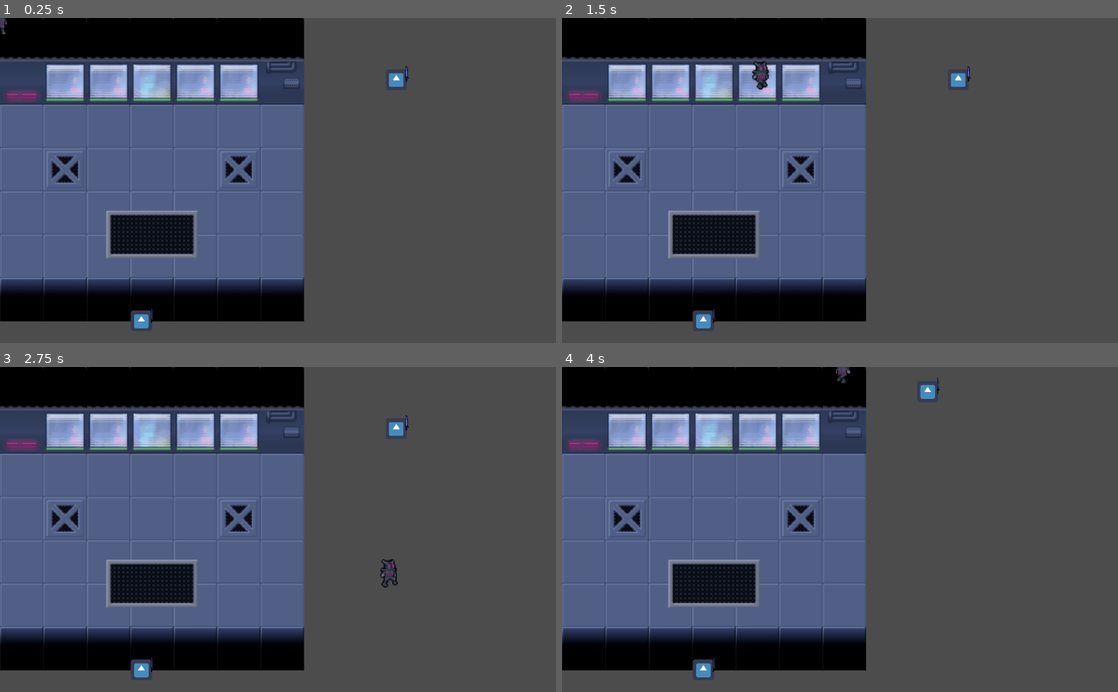
Above: before the commit, frames 1-4 (two rows, left to right).
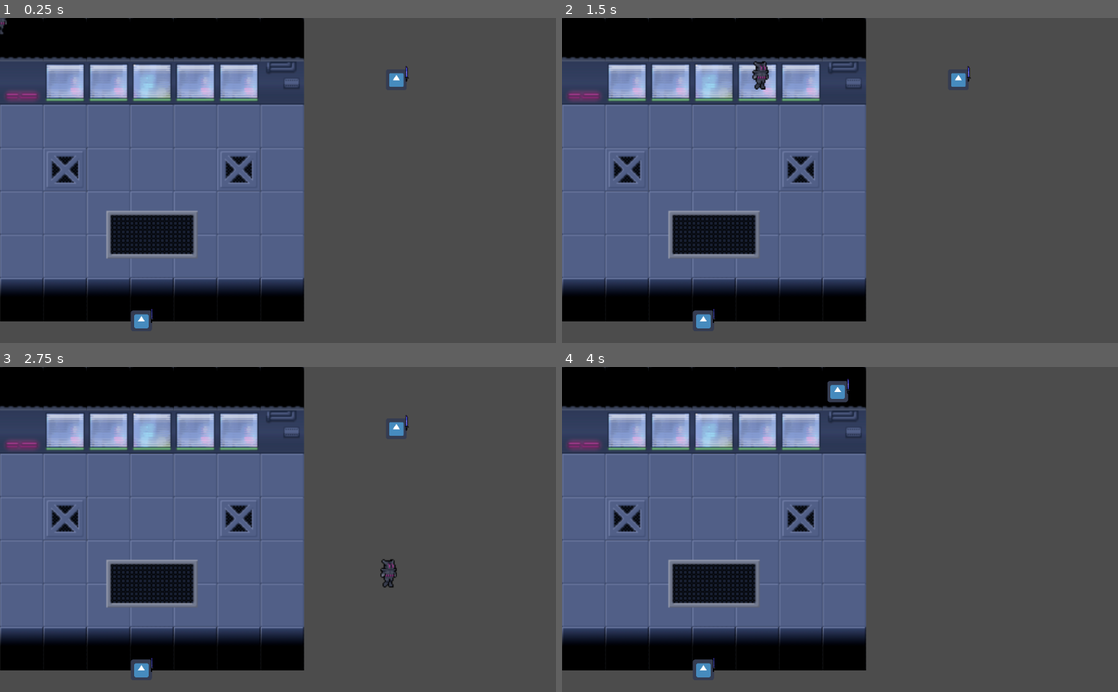
Above: after the commit, the same moments.

Repository: Shakespearian-Apes/Prototype-Build
Game: Godot game, scene res://Root.tscn
The game is run twice, just before and just after one commit, with the same random seed, the same clock (stepped at 60 frames per second) and the same inputs. The engine's default icon, where the game draws it, is replaced by a stand-in: a white triangle on a blue panel in a dark square.
Inputs:
- Up to frame 1 (0.25 s): no input
- Up to frame 2 (1.5 s): tap Enter at 0.5 s; hold Right (ui_right) 0.53-1.28 s; hold Down (ui_down) from 1.28 s (still down)
- Up to frame 3 (2.75 s): release Down (ui_down) at 2.03 s; hold Right (ui_right) from 2.03 s (still down)
- Up to frame 4 (4 s): release Right (ui_right) at 2.78 s; hold Up (ui_up) 2.78-3.53 s; hold Left (ui_left) from 3.53 s (still down)

The runs differ from the first frame. In frame 1, less than 0.1% of the frame differs, in the area x 0-72%, y 2-96%; in frame 2, less than 0.1%; in frame 3, less than 0.1%; in frame 4, 0.5%, in the area x 47-68%, y 0-11%.

Commit message:
added basic version to take over enemies, needs more work

Diff:
--- a/Enemies/Enemy_Root.gd
+++ b/Enemies/Enemy_Root.gd
@@ -1,5 +1,8 @@
 extends Node
 
+const MAX_SPEED = 500
+const ACCELERATION = 100
+const FRICTION = 100
 # var player
 
 # func _ready():
--- a/Enemies/Speedster/Speed_Enemy.gd
+++ b/Enemies/Speedster/Speed_Enemy.gd
@@ -14,8 +14,9 @@
 	see_player = false
 
 func _physics_process(delta):
-	player = get_node_or_null("../../Player_Root").get_child(0)
-	set_animation()
+	pass
+	# player = get_node_or_null("../../Player_Root").get_child(0)
+	# set_animation()
 
 func set_animation():
 	if player.get_global_position().x > get_global_position().x:
--- a/Player/Start_Player.gd
+++ b/Player/Start_Player.gd
@@ -1,6 +1,4 @@
 extends KinematicBody2D
-
-signal PlayerDead
 
 var health = 3
 
@@ -10,6 +8,6 @@
 
 func take_damage(damage, enemy):
 	health -= damage
-	if health <1:
-		emit_signal("PlayerDead", enemy)
-		# queue_free()
+	if health < 1:
+		get_node("/root/Root").player_dead(enemy)
+		queue_free()
--- a/Player/StateMachine/Idle.gd
+++ b/Player/StateMachine/Idle.gd
@@ -7,4 +7,5 @@
 	var input_direction = get_input_direction()
 	if input_direction:
 		machine._change_state('walk')
-	player.get_node("AnimationPlayer").play("idle")
+	## enemys dont have this animation
+	# player.get_node("AnimationPlayer").play("idle")
--- a/Player/StateMachine/PlayerSM.gd
+++ b/Player/StateMachine/PlayerSM.gd
@@ -2,5 +2,4 @@
 class_name PlayerStateMachine
 
 func _ready():
-	var root = get_node("/root/Root")
-	root.set_player(get_parent())
+	get_node("/root/Root").set_player(get_parent())
--- a/Player/StateMachine/Walk.gd
+++ b/Player/StateMachine/Walk.gd
@@ -7,11 +7,12 @@
 	velocity = input_direction.normalized() * player.get_parent().MAX_SPEED
 	velocity = player.move_and_slide(velocity)
 
+	##enemys are missing these animation
 	if velocity.x > 0:
 		player.get_node("Sprite").flip_h = false
-		player.get_node("AnimationPlayer").play("Walking")
+		# player.get_node("AnimationPlayer").play("Walking")
 	elif velocity.x < 0:
 		player.get_node("Sprite").flip_h = true
-		player.get_node("AnimationPlayer").play("Walking")
-	elif velocity.y != 0:
-		player.get_node("AnimationPlayer").play("Walking")
+		# player.get_node("AnimationPlayer").play("Walking")
+	# elif velocity.y != 0:
+		# player.get_node("AnimationPlayer").play("Walking")
--- a/Root.gd
+++ b/Root.gd
@@ -2,6 +2,7 @@
 
 
 signal setPlayer
+signal playerDead
 
 var player_node
 
@@ -15,3 +16,6 @@
 func set_player(new):
 	player_node = new
 	emit_signal("setPlayer", player_node)
+
+func player_dead(node):
+	emit_signal("playerDead", node)
--- a/State_Maschine.gd
+++ b/State_Maschine.gd
@@ -6,6 +6,8 @@
 
 var states_stack = []
 var current_state = null
+
+var noplayer = false
 
 onready var states_map = {
 	'idle' : $Idle,
@@ -16,9 +18,13 @@
 func _ready():
 	current_state = $Idle
 	_change_state('idle')
+	get_node("/root/Root").connect("playerDead", self, "dead_player")
+	get_node("/root/Root").connect("setPlayer", self, "new_player")
 
 # Called every frame. 'delta' is the elapsed time since the previous frame.
 func _process(delta):
+	if noplayer:
+		return
 	var state_name = current_state.update_process(self, delta)
 	if state_name:
 		_change_state(state_name)
@@ -37,6 +43,17 @@
 	current_state.enter(self)
 
 
+func dead_player(node):
+	noplayer = true
+	if get_parent() == node:
+		var player_state = load("res://Player/StateMachine/PlayerSM.tscn")
+		var state_inst = player_state.instance()
+		get_parent().add_child(state_inst)
+		queue_free()
+
+func new_player():
+	noplayer = false
+
 # Route Game Loop function calls to
 # current state handler method if it exists
 
